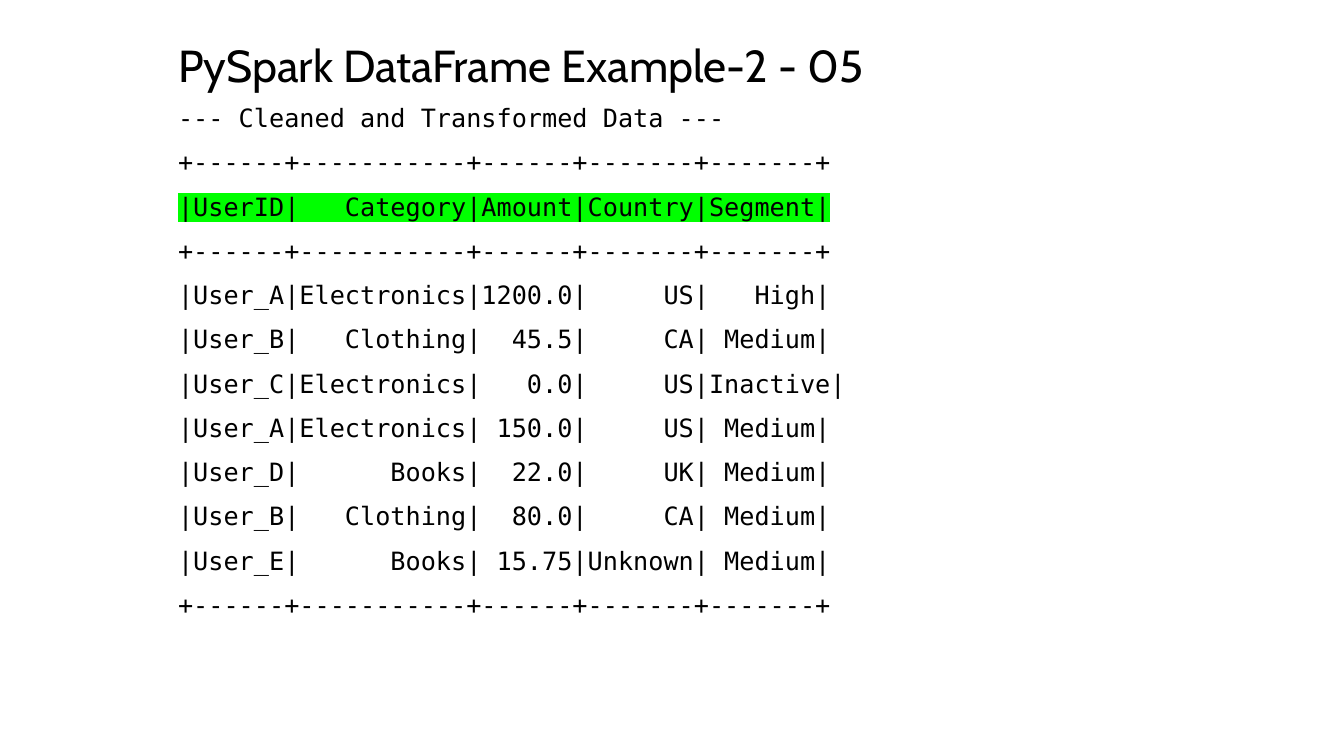
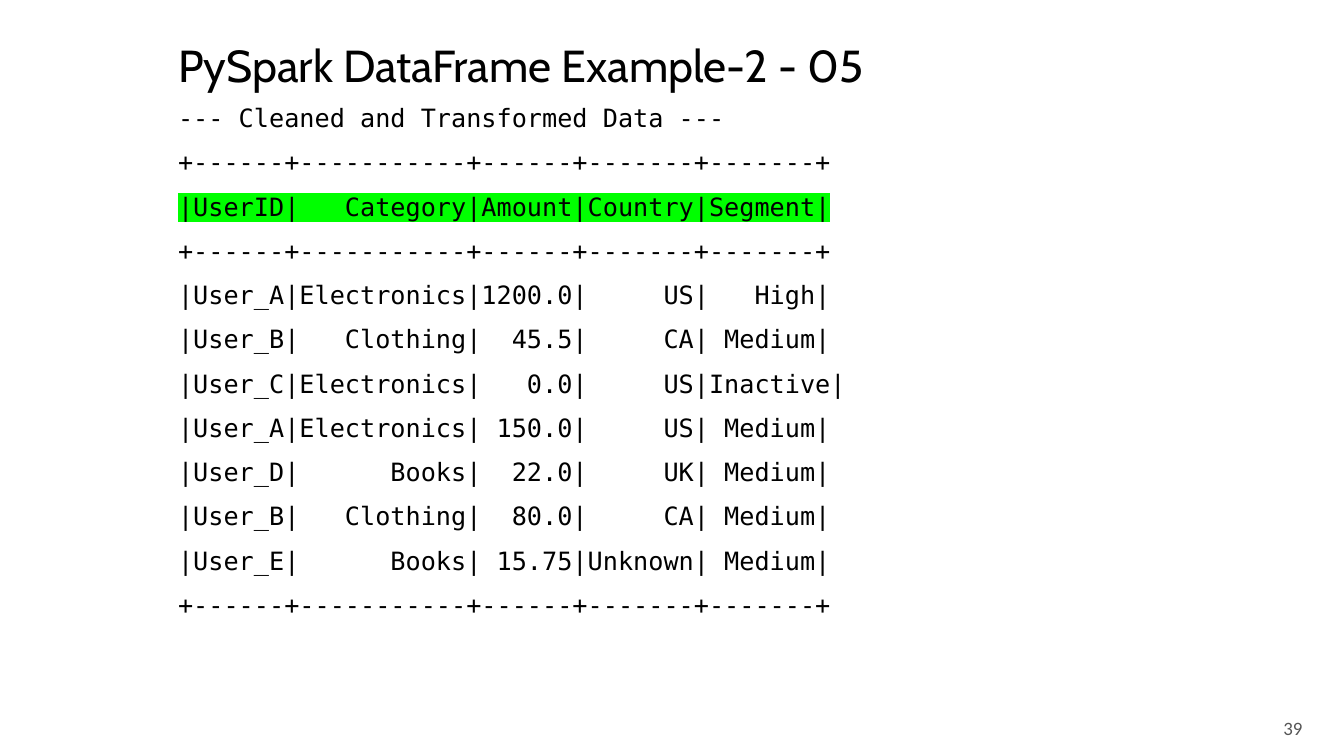
Before and after one commit to mahmoudparsian/big-data-modeling, a slide deck: slide 39 of course_information/COURSE_OUTLINE_10_WEEKS.pptx. Drawn at 1344x756 pixels with LibreOffice and Linux fonts; fonts in the diff are those of the drawing; background and template pictures are left out. Boxes give left, top, right and bottom in pixels: in the first picture for what was removed or moved away, otherwise in the second. Text is boxed around its words. In the diff, an @@ line names an element or a change of style, - is before the commit and + after.

```diff
--- a/course_information/COURSE_OUTLINE_10_WEEKS.pptx
+++ b/course_information/COURSE_OUTLINE_10_WEEKS.pptx
@@ page number added at box(1283, 723, 1302, 735), 13.5 pt, text #555555 @@
+39
```
Also in this commit, not shown: 43 other slides changed, 2 other files.
